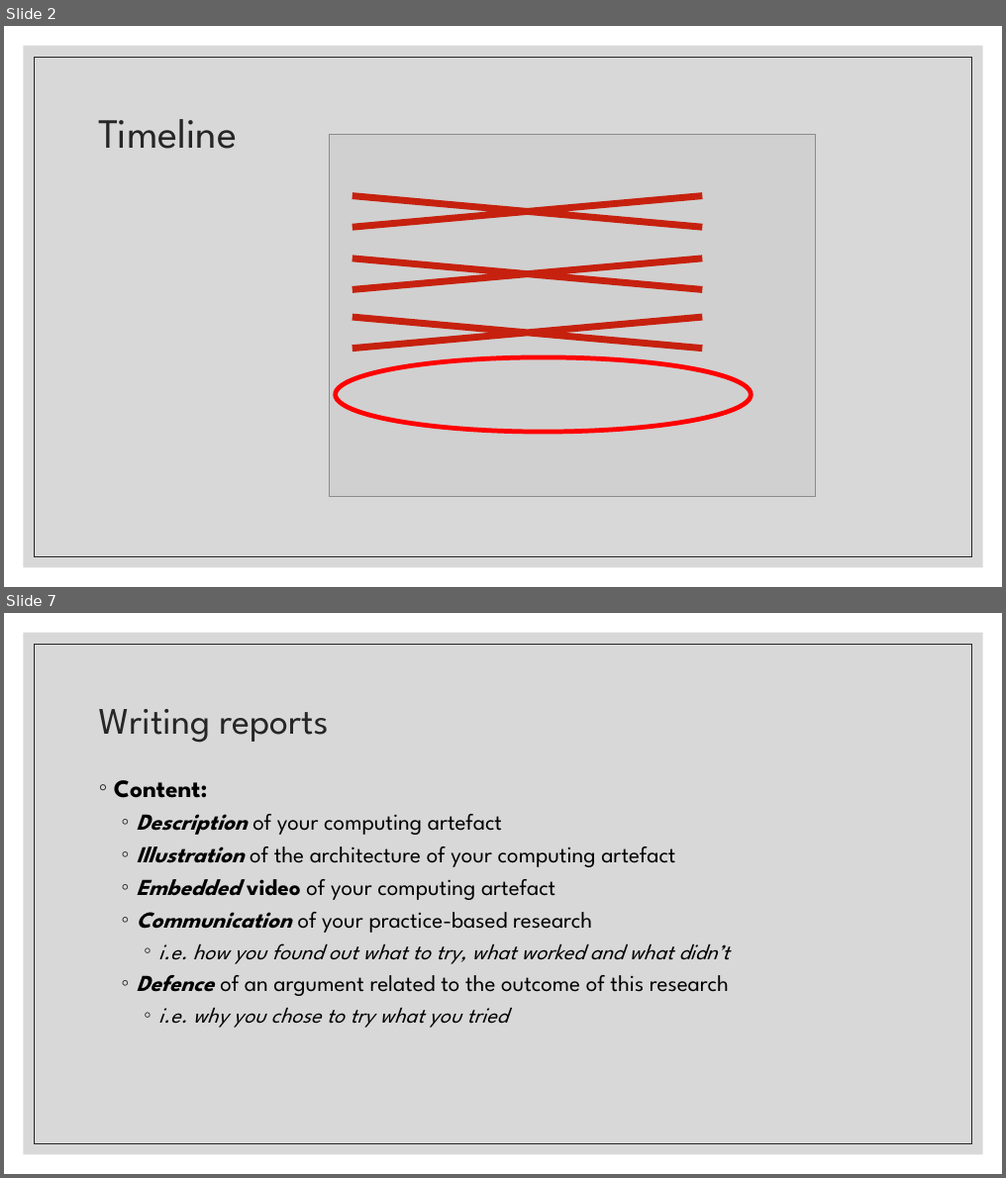
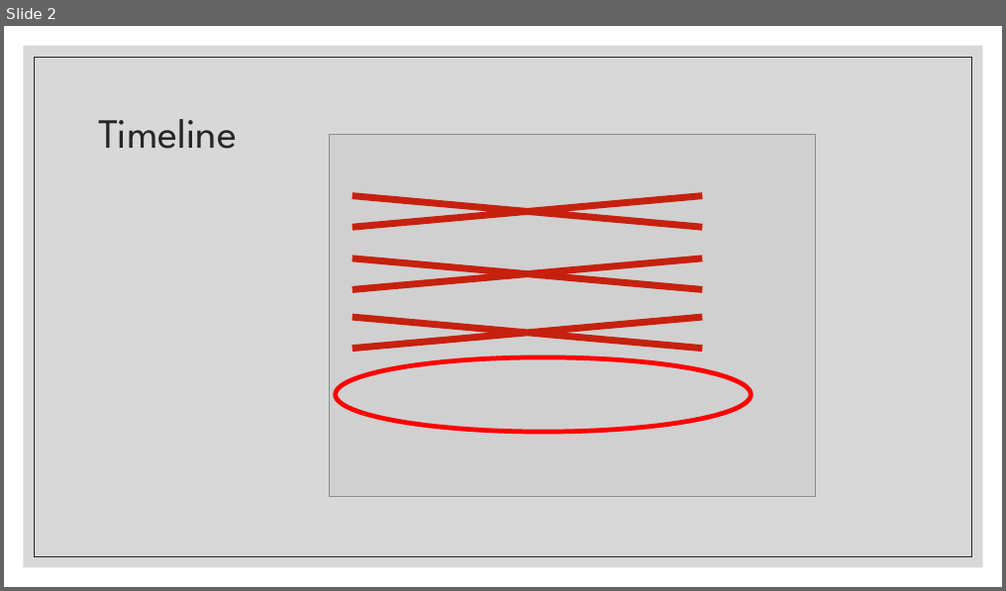
Before and after one commit to Falmouth-Games-Academy/COMP2x0-workshop-slides, a slide deck: COMP2x0-portfolio-workshop-07.pptx. Shown one above the other, each under a label of ours: slides 2 and 7 before the commit, slide 2 after it; the slides between them are not shown. The pictures are 1006x1178 and 1006x591 pixels, drawn with LibreOffice and Linux fonts; fonts in the diff are those of the drawing; grey boxes stand for pictures. Boxes give left, top, right and bottom in pixels: in the first picture for what was removed or moved away, otherwise in the second. Text is boxed around its words. In the diff, an @@ line names an element or a change of style, - is before the commit and + after.

```diff
--- a/COMP2x0-portfolio-workshop-07.pptx
+++ b/COMP2x0-portfolio-workshop-07.pptx
@@ slide 7 removed at (4,613,1002,1174), background #FFFFFF; not listed: 2 template elements that a slide beside it also shows @@
@@ title removed at (99,709,328,743) @@
-Writing reports
@@ text removed at (114,780,730,1028) @@
-◦ Content:
-  ◦ Description of your computing artefact
-  ◦ Illustration of the architecture of your computing artefact
-  ◦ Embedded video of your computing artefact
-  ◦ Communication of your practice-based research
-    ◦ i.e. how you found out what to try, what worked and what didn’t
-  ◦ Defence of an argument related to the outcome of this research
-    ◦ i.e. why you chose to try what you tried
```
Also in this commit, not shown: 1 slide changed, 9 slides added, 8 other slides removed, 1 other file.
